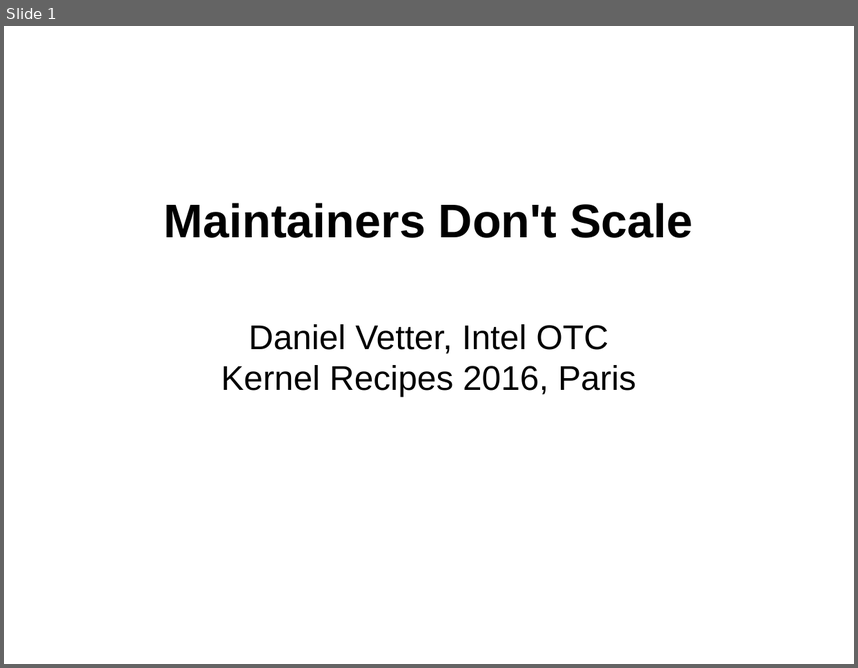
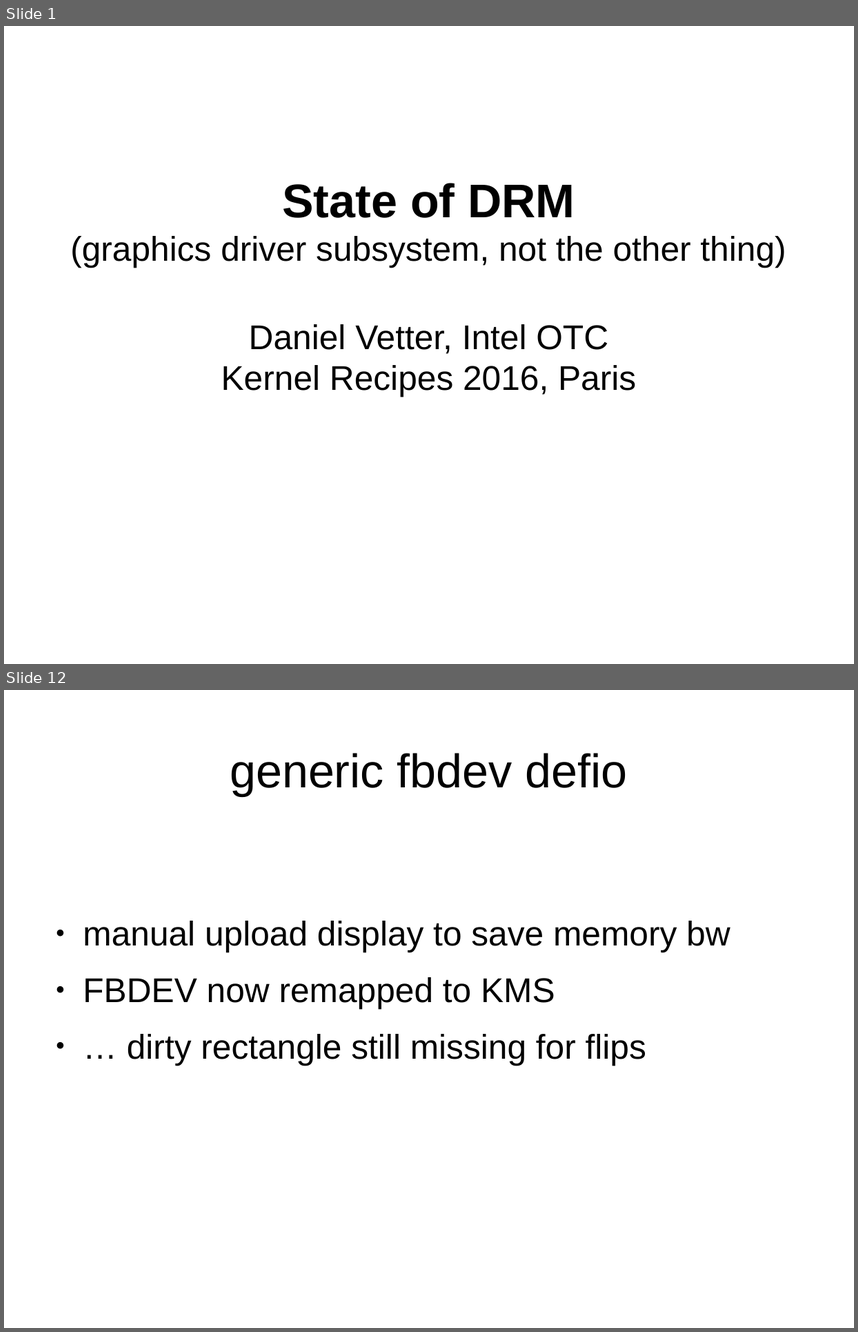
Before and after one commit to danvet/danvet.github.io, a slide deck: slides/kernel-recipes-2016-state-of-drm.odp. Shown one above the other, each under a label of ours: slide 1 before the commit, slides 1 and 12 after it; the slides between them are not shown. The pictures are 858x668 and 858x1332 pixels, drawn with LibreOffice and Linux fonts; fonts in the diff are those of the drawing. Boxes give left, top, right and bottom in pixels: in the first picture for what was removed or moved away, otherwise in the second. Text is boxed around its words. In the diff, an @@ line names an element or a change of style, - is before the commit and + after.

```diff
--- a/slides/kernel-recipes-2016-state-of-drm.odp
+++ b/slides/kernel-recipes-2016-state-of-drm.odp
@@ slide 12 added at bbox=[4, 690, 854, 1328], background #FFFFFF @@
@@ title added at bbox=[230, 753, 628, 796], 44 pt, text #000000 @@
+generic fbdev defio
@@ text added at bbox=[83, 920, 730, 1065], 32 pt, text #000000 @@
+● manual upload display to save memory bw
+● FBDEV now remapped to KMS
+● … dirty rectangle still missing for flips
@@ slide 1 changed as well @@
@@ title at bbox=[70, 183, 786, 267]: text changed; size 44 to 32 pt; bold off @@
-Maintainers Don't Scale
+State of DRM
+(graphics driver subsystem, not the other thing)
```
Also in this commit, not shown: 1 other slide changed, 18 other slides added, 10 slides removed, 1 other file.
